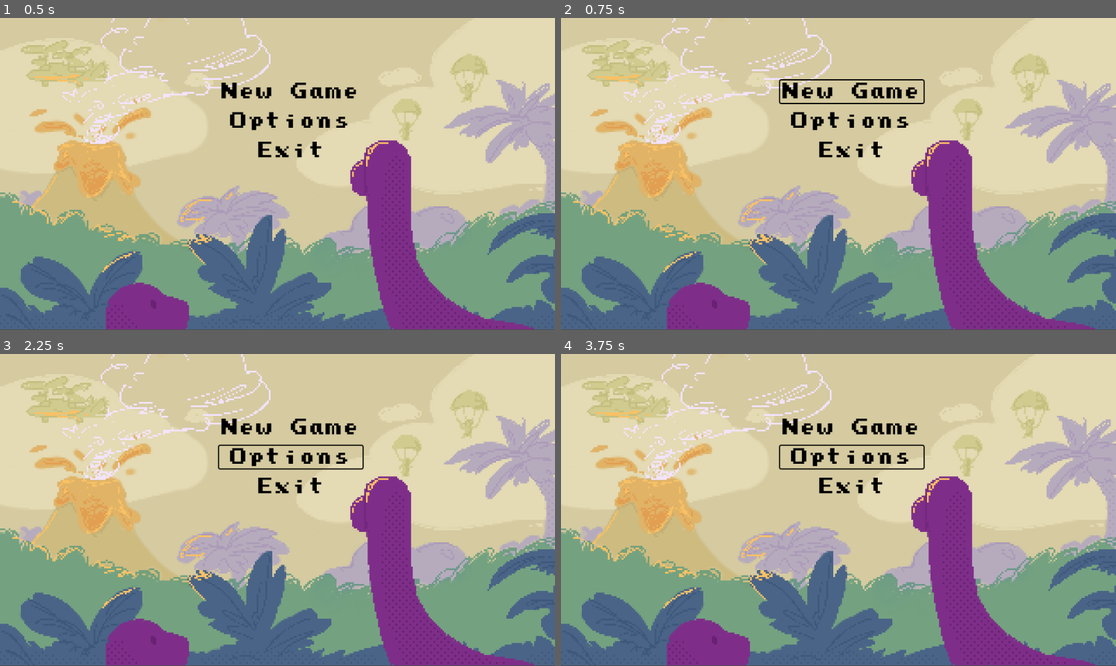
Above: before the commit, frames 1-4 (two rows, left to right).
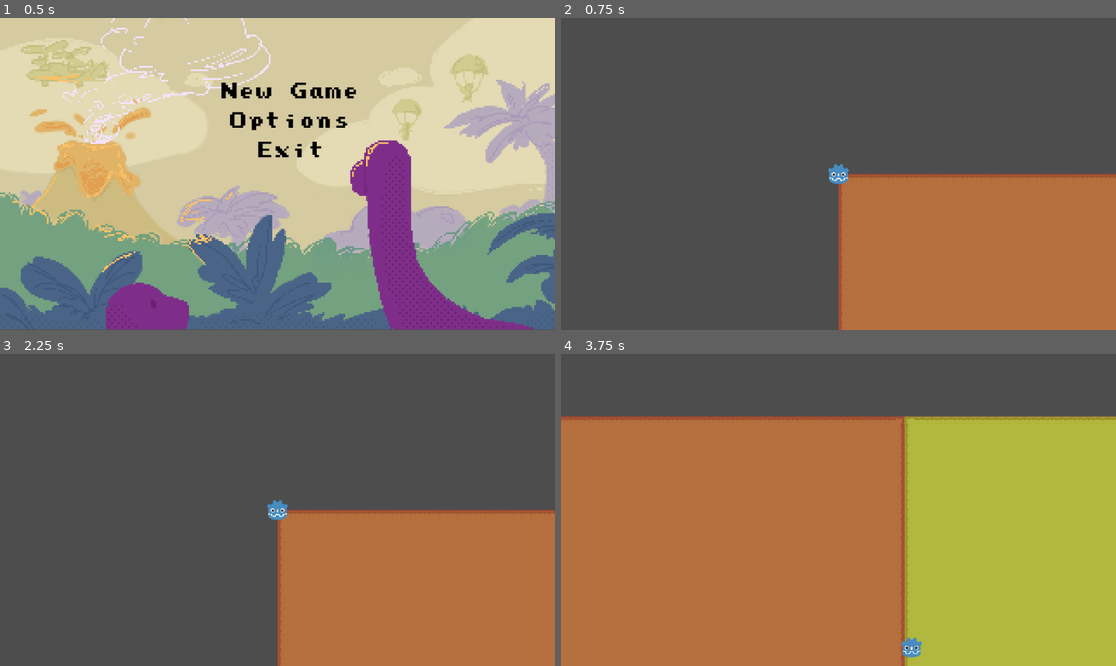
Above: after the commit, the same moments.

Repository: Dawiderter/hack_yeah_2023
Game: Godot game, scene res://scenes/ui/MainMenu.tscn
Same seed, same stepped clock (60 frames per second), same inputs: the game is played once before the commit and once after it. This scene is started directly instead of the project's main scene.
Inputs (mouse positions are in pixels of both pictures, inside the frame that each line leads up to):
- Up to frame 1 (0.5 s): no input
- Up to frame 2 (0.75 s): click "New Game" at 0.5 s
- Up to frame 3 (2.25 s): click (288, 428) at 1.25 s, where only the run before the commit has a clickable "New Game"; click (288, 456) at 2 s, where only the run before the commit has a clickable "Options"
- Up to frame 4 (3.75 s): hold Right (player_right) 2.78-3.53 s; hold S (player_down) from 3.53 s (still down)

Frame 1 is identical in both runs. In frame 2, 100% of the frame differs, in the area x 0-100%, y 0-100%; in frame 3, 100%; in frame 4, 100%.
Error before the commit: Parse Error: Expected indented block after function declaration. (res://scenes/ui/MainMenu.gd:26)

Commit message:
Add .imports

Diff:
--- a/scenes/ui/MainMenu.gd
+++ b/scenes/ui/MainMenu.gd
@@ -19,12 +19,3 @@
 
 func _on_exit_pressed():
 	get_tree().quit()
-
-
-
-
-func _on_start_focus_entered():
-
-
-
-func _on_start_focus_exited():
Not shown, added: scenes/assets/dino_1.png.import
Not shown, added: scenes/assets/dino_2.png.import
Not shown, added: scenes/assets/main_menu_background.png.import
Not shown, added: scenes/assets/map.png.import
Not shown, added: scenes/assets/tileset.jpg.import
Not shown, added: scenes/assets/tileset2.jpg.import
Not shown: 1 places in scenes/ui/MainMenu.tscn that only renumber resources
